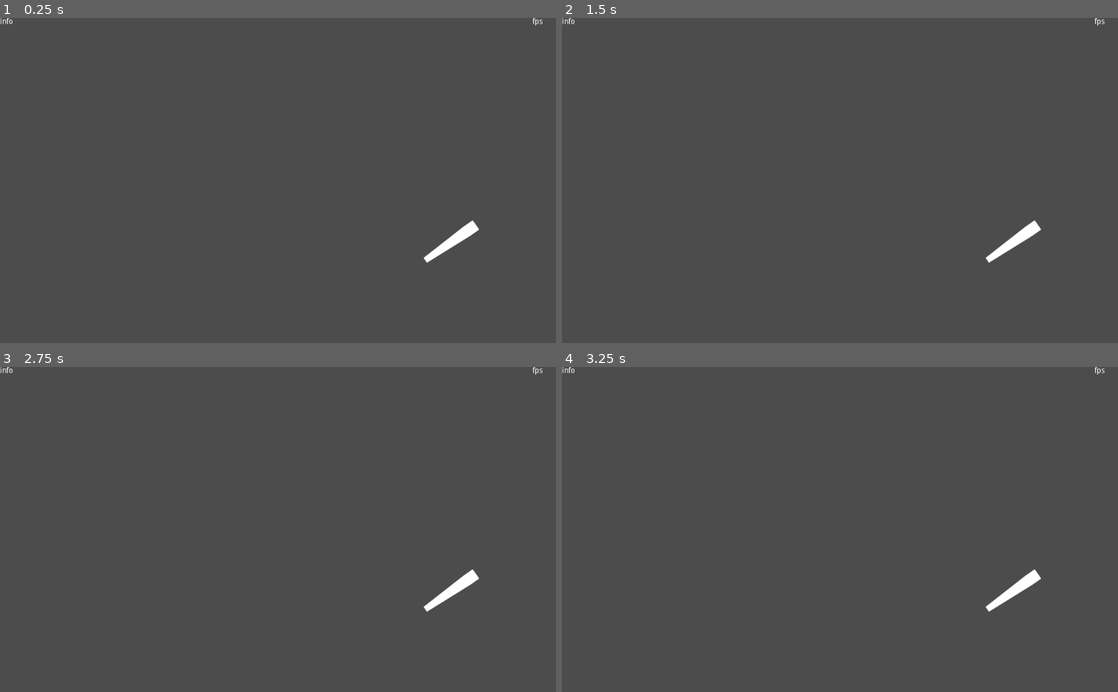
Above: before the commit, frames 1-4 (two rows, left to right).
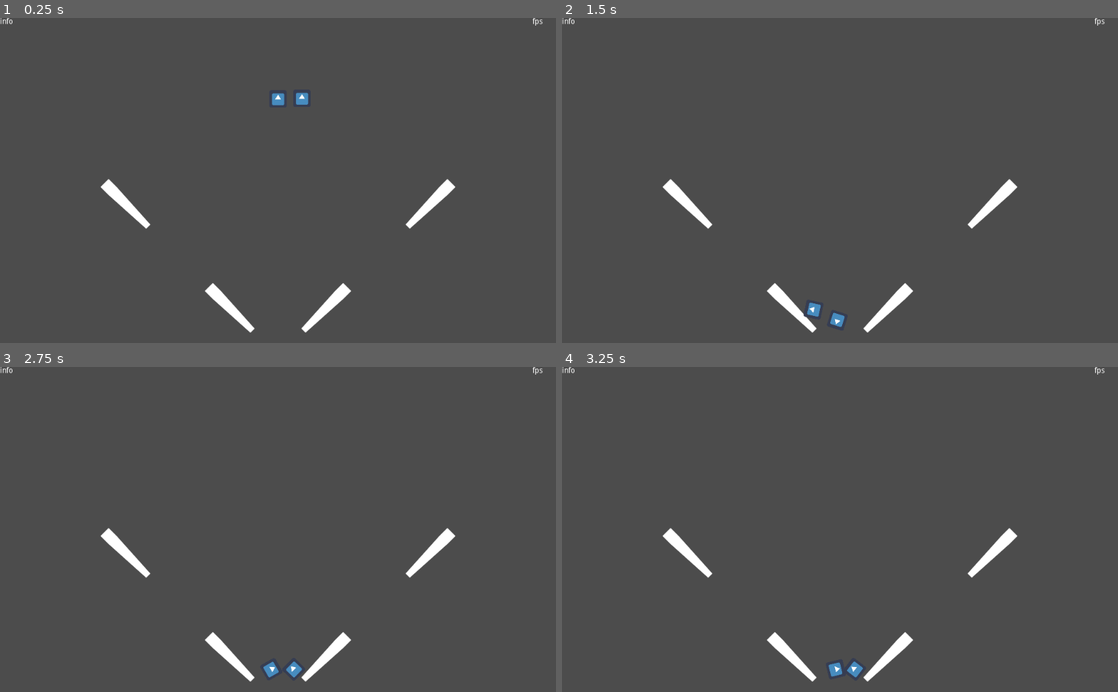
Above: after the commit, the same moments.

Repository: ioxu/pinball
Game: Godot game, scene res://levels/test_level.tscn
Same seed, same stepped clock (60 frames per second), same inputs: the game is played once before the commit and once after it. The engine's default icon, where the game draws it, is replaced by a stand-in: a white triangle on a blue panel in a dark square.
Inputs:
- Up to frame 1 (0.25 s): no input
- Up to frame 2 (1.5 s): no input
- Up to frame 3 (2.75 s): no input
- Up to frame 4 (3.25 s): tap Enter at 2.75 s

The runs differ from the first frame. In frame 1, 1.9% of the frame differs, in the area x 18-87%, y 22-97%; in frame 2, 1.9%; in frame 3, 1.9%; in frame 4, 1.9%.

Commit message:
added balls

Diff:
--- a/levels/test_level.tscn
+++ b/levels/test_level.tscn
@@ -1,9 +1,16 @@
-[gd_scene load_steps=3 format=2]
+[gd_scene load_steps=6 format=2]
 
 [ext_resource path="res://parts/paddle/paddle.gd" type="Script" id=1]
+[ext_resource path="res://parts/balls/ball.tscn" type="PackedScene" id=2]
 
 [sub_resource type="CapsuleShape2D" id=1]
 height = 96.0
+
+[sub_resource type="RectangleShape2D" id=2]
+extents = Vector2( 514, 10 )
+
+[sub_resource type="RectangleShape2D" id=3]
+extents = Vector2( 15, 303.5 )
 
 [node name="Node2D" type="Node2D"]
 
@@ -19,8 +26,9 @@
 text = "info"
 
 [node name="paddle" type="Node2D" parent="."]
-position = Vector2( 868, 388 )
+position = Vector2( 632, 504 )
 script = ExtResource( 1 )
+sidedness = 1
 
 [node name="pivot" type="Node2D" parent="paddle"]
 
@@ -36,4 +44,107 @@
 antialiased = true
 polygon = PoolVector2Array( -11.0061, -9.99332, -103.003, -4.93744, -102.997, 5, -10, 10.0067, 10, 9.99451, 9.9939, -10.0061 )
 
-[node name="Timer" type="Timer" parent="."]
+[node name="paddle3" type="Node2D" parent="."]
+position = Vector2( 824, 312 )
+script = ExtResource( 1 )
+sidedness = 1
+
+[node name="pivot" type="Node2D" parent="paddle3"]
+
+[node name="KinematicBody2D" type="KinematicBody2D" parent="paddle3/pivot"]
+
+[node name="CollisionShape2D" type="CollisionShape2D" parent="paddle3/pivot/KinematicBody2D"]
+position = Vector2( -46, 0 )
+rotation = -1.5708
+shape = SubResource( 1 )
+
+[node name="Polygon2D" type="Polygon2D" parent="paddle3/pivot/KinematicBody2D"]
+rotation = 0.000607448
+antialiased = true
+polygon = PoolVector2Array( -11.0061, -9.99332, -103.003, -4.93744, -102.997, 5, -10, 10.0067, 10, 9.99451, 9.9939, -10.0061 )
+
+[node name="paddle2" type="Node2D" parent="."]
+position = Vector2( 392, 504 )
+script = ExtResource( 1 )
+
+[node name="pivot" type="Node2D" parent="paddle2"]
+
+[node name="KinematicBody2D" type="KinematicBody2D" parent="paddle2/pivot"]
+
+[node name="CollisionShape2D" type="CollisionShape2D" parent="paddle2/pivot/KinematicBody2D"]
+position = Vector2( -46, 0 )
+rotation = -1.5708
+shape = SubResource( 1 )
+
+[node name="Polygon2D" type="Polygon2D" parent="paddle2/pivot/KinematicBody2D"]
+rotation = 0.000607448
+antialiased = true
+polygon = PoolVector2Array( -11.0061, -9.99332, -103.003, -4.93744, -102.997, 5, -10, 10.0067, 10, 9.99451, 9.9939, -10.0061 )
+
+[node name="paddle4" type="Node2D" parent="."]
+position = Vector2( 200, 312 )
+script = ExtResource( 1 )
+
+[node name="pivot" type="Node2D" parent="paddle4"]
+
+[node name="KinematicBody2D" type="KinematicBody2D" parent="paddle4/pivot"]
+
+[node name="CollisionShape2D" type="CollisionShape2D" parent="paddle4/pivot/KinematicBody2D"]
+position = Vector2( -46, 0 )
+rotation = -1.5708
+shape = SubResource( 1 )
+
+[node name="Polygon2D" type="Polygon2D" parent="paddle4/pivot/KinematicBody2D"]
+rotation = 0.000607448
+antialiased = true
+polygon = PoolVector2Array( -11.0061, -9.99332, -103.003, -4.93744, -102.997, 5, -10, 10.0067, 10, 9.99451, 9.9939, -10.0061 )
+
+[node name="RigidBody2D" type="KinematicBody2D" parent="."]
+position = Vector2( 552, 585 )
+
+[node name="CollisionShape2D" type="CollisionShape2D" parent="RigidBody2D"]
+position = Vector2( -43, 0 )
+shape = SubResource( 2 )
+
+[node name="RigidBody2D3" type="KinematicBody2D" parent="."]
+position = Vector2( 555, 2 )
+
+[node name="CollisionShape2D" type="CollisionShape2D" parent="RigidBody2D3"]
+position = Vector2( -43, 0 )
+shape = SubResource( 2 )
+
+[node name="RigidBody2D2" type="KinematicBody2D" parent="."]
+position = Vector2( -3, 283 )
+
+[node name="CollisionShape2D" type="CollisionShape2D" parent="RigidBody2D2"]
+position = Vector2( 4, 20.5 )
+shape = SubResource( 3 )
+
+[node name="RigidBody2D4" type="KinematicBody2D" parent="."]
+position = Vector2( 1010, 283 )
+
+[node name="CollisionShape2D" type="CollisionShape2D" parent="RigidBody2D4"]
+position = Vector2( 4, 20.5 )
+shape = SubResource( 3 )
+
+[node name="ball" parent="." instance=ExtResource( 2 )]
+position = Vector2( 556, 120 )
+
+[node name="ball2" parent="." instance=ExtResource( 2 )]
+position = Vector2( 512, 121 )
+
+[node name="funnel1" type="RigidBody2D" parent="."]
+mode = 1
+
+[node name="CollisionPolygon2D" type="CollisionPolygon2D" parent="funnel1"]
+position = Vector2( 0, 8 )
+polygon = PoolVector2Array( 648, 512, 648, 480, 834.746, 312.768, 959.964, -8.33128, 1023.96, -8.8867, 1029.17, 591.091, 544, 592, 544, 576 )
+
+[node name="funnel2" type="RigidBody2D" parent="."]
+position = Vector2( 1024, 0 )
+scale = Vector2( -1, 1 )
+mode = 1
+
+[node name="CollisionPolygon2D" type="CollisionPolygon2D" parent="funnel2"]
+position = Vector2( 0, 8 )
+polygon = PoolVector2Array( 648, 512, 648, 480, 834.746, 312.768, 959.964, -8.33128, 1023.96, -8.8867, 1029.17, 591.091, 544, 592, 544, 576 )
--- /dev/null
+++ b/parts/balls/ball.tscn
@@ -0,0 +1,20 @@
+[gd_scene load_steps=4 format=2]
+
+[ext_resource path="res://icon.png" type="Texture" id=1]
+
+[sub_resource type="PhysicsMaterial" id=5]
+bounce = 0.35
+
+[sub_resource type="CircleShape2D" id=4]
+radius = 17.0
+
+[node name="ball" type="RigidBody2D"]
+mass = 50.0
+physics_material_override = SubResource( 5 )
+
+[node name="Sprite" type="Sprite" parent="."]
+scale = Vector2( 0.5, 0.5 )
+texture = ExtResource( 1 )
+
+[node name="CollisionShape2D" type="CollisionShape2D" parent="."]
+shape = SubResource( 4 )
--- a/parts/paddle/paddle.gd
+++ b/parts/paddle/paddle.gd
@@ -1,19 +1,88 @@
 extends Node2D
 
+enum SIDEDNESS { left,right,either }
+export(SIDEDNESS) var sidedness = SIDEDNESS.left
 
 export var angle_max = 20
-export var angle_min = -35
+export var angle_min = -45
+
+export var on_speed = 1000.0 # degrees per second?
+export var off_speed = 300.0
+
 
 export var is_activated = false
 
 
 
-
 # Called when the node enters the scene tree for the first time.
 func _ready():
-	rotation_degrees = angle_min
+
+	if sidedness == SIDEDNESS.left:
+		get_node("pivot/KinematicBody2D/Polygon2D").set_scale(Vector2( -1, 1 ))
+		var _x = get_node("pivot/KinematicBody2D/CollisionShape2D").get_position().x
+		get_node("pivot/KinematicBody2D/CollisionShape2D").set_position(Vector2( -1 * _x ,1))
+
+		rotation_degrees = - angle_min
+#		var _amax = angle_max
+#		var _amin = angle_min
+#		angle_max = _amin * -1
+#		angle_min = _amax * -1
+		angle_max *= -1
+		angle_min *= -1
+		print("left paddle min %s  max %s (%s)"%[angle_min, angle_max, get_rotation_degrees()])
 
 
+	if sidedness == SIDEDNESS.right:
+		rotation_degrees = angle_min
+#		angle_max = 0.0
+#		angle_min = 0.0
+
 func _input(_event):
-	if Input.is_action_pressed("left_paddle"):
-		print("left_paddle" )
+	if sidedness == SIDEDNESS.left:
+		if Input.is_action_just_pressed("left_paddle"):
+			if !is_activated:
+				print("left_paddle activate" )
+				is_activated = true
+
+		if Input.is_action_just_released("left_paddle"):
+				is_activated = false
+				print("left_paddle deactivated" )
+
+	if sidedness == SIDEDNESS.right:
+		if Input.is_action_just_pressed("right_paddle"):
+			if !is_activated:
+				print("right_paddle activate" )
+				is_activated = true
+
+		if Input.is_action_just_released("right_paddle"):
+				is_activated = false
+				print("right_paddle deactivated" )
+
+
+
+func _physics_process(dt):
+	#print("rd",self.rotation_degrees)
+
+	if is_activated:
+		if sidedness == SIDEDNESS.right:
+			self.rotation_degrees += on_speed * dt
+		elif  sidedness == SIDEDNESS.left:
+			self.rotation_degrees -= on_speed * dt
+
+	if sidedness == SIDEDNESS.right:
+		if self.rotation_degrees > angle_max:
+			self.rotation_degrees = angle_max
+	elif sidedness == SIDEDNESS.left:
+		if self.rotation_degrees < angle_max:
+			self.rotation_degrees = angle_max
+
+	if is_activated == false:
+		if sidedness == SIDEDNESS.right:
+			self.rotation_degrees -= off_speed *dt
+			if self.rotation_degrees < angle_min:
+				self.rotation_degrees = angle_min
+
+		elif sidedness == SIDEDNESS.left:
+			self.rotation_degrees += off_speed *dt
+			if self.rotation_degrees > angle_min:
+				self.rotation_degrees = angle_min
--- a/project.godot
+++ b/project.godot
@@ -30,6 +30,7 @@
 [physics]
 
 common/enable_pause_aware_picking=true
+2d/default_gravity=980
 
 [rendering]
 
